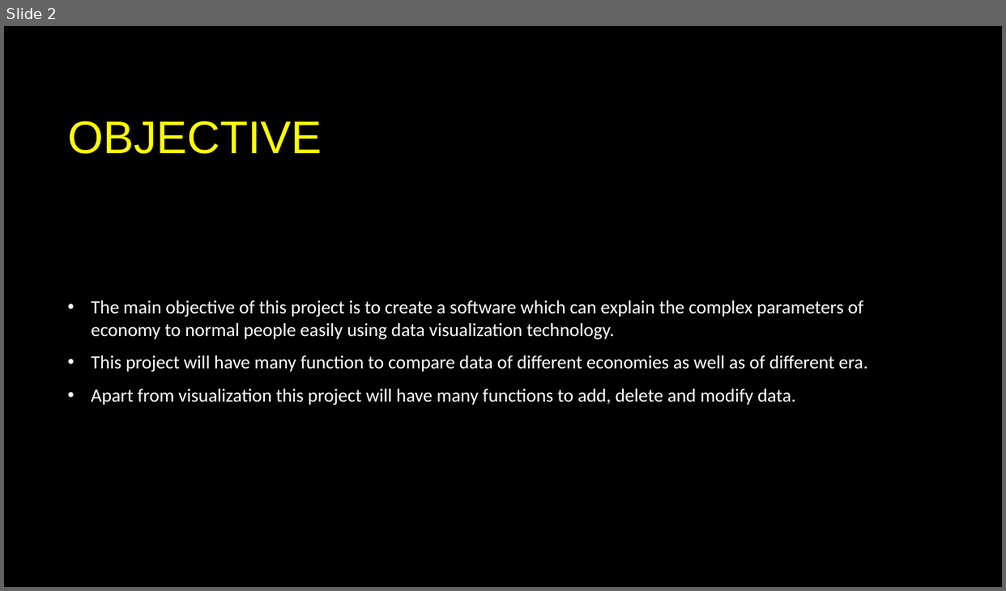
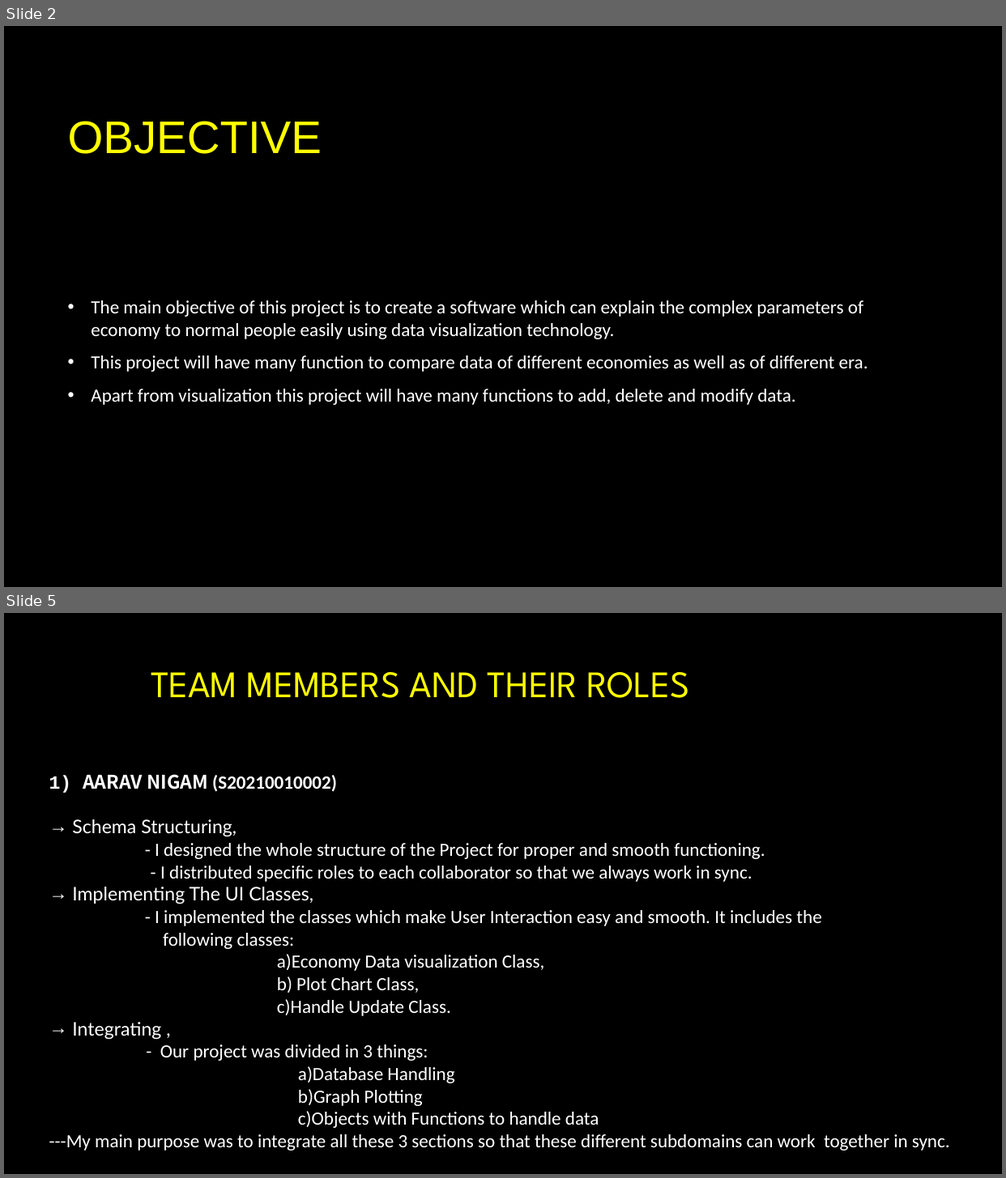
Before and after one commit to AvatarAarav/Economy_Data_Visualization, a slide deck: Presentation/Economy_Data_Visualizaton_Presentation.pptx. Shown one above the other, each under a label of ours: slide 2 before the commit, slides 2 and 5 after it; the slides between them are not shown. The pictures are 1006x591 and 1006x1178 pixels, drawn with LibreOffice and Linux fonts; fonts in the diff are those of the drawing; background and template pictures are left out. Boxes give left, top, right and bottom in pixels: in the first picture for what was removed or moved away, otherwise in the second. Text is boxed around its words. In the diff, an @@ line names an element or a change of style, - is before the commit and + after.

Commit message:
Adding Presentation

```diff
--- a/Presentation/Economy_Data_Visualizaton_Presentation.pptx
+++ b/Presentation/Economy_Data_Visualizaton_Presentation.pptx
@@ slide 5 added at (x1=4, y1=613, x2=1002, y2=1174), background picture (left out) @@
@@ text added at (x1=151, y1=672, x2=691, y2=698), 36 pt, text #FFFF00 @@
+TEAM MEMBERS AND THEIR ROLES
@@ text added at (x1=49, y1=774, x2=950, y2=1151), 18 pt, text #FFFFFF @@
+1) AARAV NIGAM (S20210010002)
+→ Schema Structuring,
+- I designed the whole structure of the Project for proper and smooth functioning.
+- I distributed specific roles to each collaborator so that we always work in sync.
+→ Implementing The UI Classes,
+- I implemented the classes which make User Interaction easy and smooth. It includes the
+following classes:
+a)Economy Data visualization Class,
+b) Plot Chart Class,
+c)Handle Update Class.
+→ Integrating ,
+- Our project was divided in 3 things:
+a)Database Handling
+b)Graph Plotting
+c)Objects with Functions to handle data
+---My main purpose was to integrate all these 3 sections so that these different subdomains can work together in sync.
```
Also in this commit, not shown: 1 slide changed, 5 other slides added, 5 slides removed, 5 other files.
